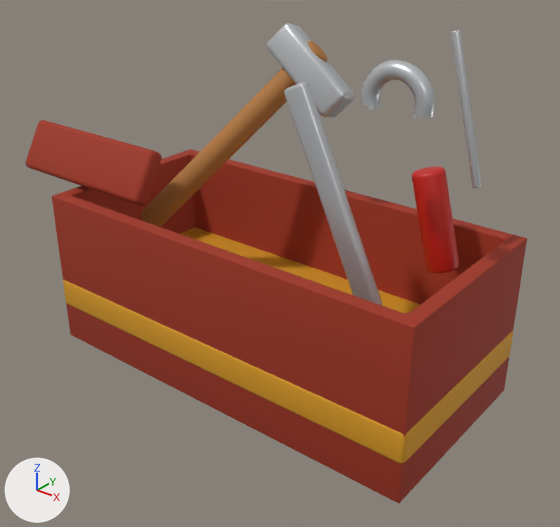
The glTF model assets/models/props/toolbox.glb: old version first, new version second.
The view is the same before and after, from a camera (50 mm lens) standing at (0.476, -0.585, 0.489) and looking at (0.007, 0.001, 0.126). Arrows for +X, +Y and +Z are at lower left; the lights stay in place. The first picture is the older version. Where no turn or scale is listed for an object, it has been applied to the vertices. Vertices at exactly the same position are counted once.

Before the edit, the objects in view are built like this:
```python
me_toolbox = bpy.data.meshes.new('toolbox')
me_toolbox.from_pydata(...)  # 1726 vertices, 3396 faces; spans x -0.32..0.231, y -0.111..0.111, z 0.0..0.378
# faces by material slot: [932, 188, 508, 1260, 508]
me_toolbox.materials.append(mat_brick)  # red #9f321b
me_toolbox.materials.append(mat_mustard)  # orange #da9a1e
me_toolbox.materials.append(mat_wood_light)  # orange #b4793d
me_toolbox.materials.append(mat_steel)  # light grey #c8cbcd
me_toolbox.materials.append(mat_red)  # red #c81e13
ob_toolbox = bpy.data.objects.new('toolbox', me_toolbox)
ob_toolbox.location = (0.0, 0.0, 0.0)
```
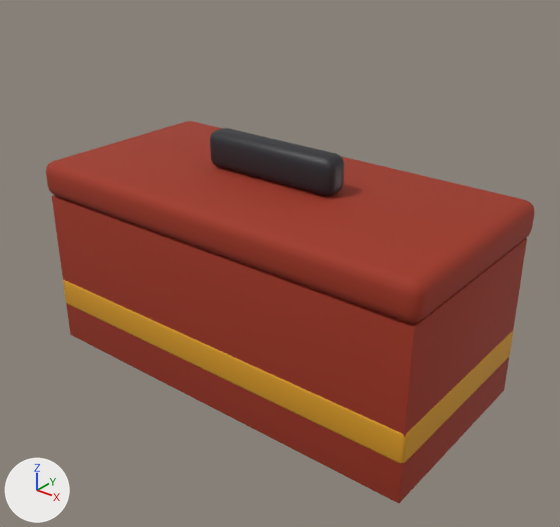
The change in detail:
Material 'bulb_burnt' (mat_bulb_burnt) is new.
Its base color is (0.173, 0.148, 0.119) (grey #736b61).
Its roughness is 0.2.
Its alpha is 0.8.
Material 'soil' (mat_soil) is new.
Its base color is (0.029, 0.00942, 0.00288) (brown #301809).
Its roughness is 0.95.
Material 'graphite' (mat_graphite) is new.
Its base color is (0.023, 0.023, 0.029) (dark grey #2a2a30).
me_toolbox is used by ob_toolbox; location (0.0, 0.0, 0.0).
me_toolbox had 1726 vertices, 3396 faces and spanned x -0.32..0.231, y -0.111..0.111, z 0.0..0.378.
me_toolbox now has 2602 vertices, 5236 faces and spans x -0.231..0.231, y -0.111..0.111, z 0.0..0.18.
me_toolbox part 1: the loose piece of 256 vertices spanning x -0.174..0.014, y -0.04..0.08, z 0.131..0.349 is multiplied about its middle by the matrix ((0.463, 0.538, 0.552), (-0.352, 0.829, -0.419), (-0.766, 0.0, 0.643)), then moved by (0.13, 0.02, -0.19).
me_toolbox part 2: 6 loose pieces with 1000 vertices, spanning x -0.32..0.202, y -0.081..0.081, z 0.107..0.378, are deleted.
Other edits to the shape of me_toolbox do not show in these pictures.
me_toolbox no longer uses material mat_red (red #c81e13).
me_toolbox gains material mat_bulb_burnt (grey #736b61).
me_toolbox gains material mat_soil (brown #301809).
Mesh me_toolbox_lid is new.
It has 192 vertices, 376 faces and spans x -0.235..0.235, y -0.23..0.0, z 0.0..0.08.
Faces by material slot: [188, 188].
It uses material mat_brick (red #9f321b).
It uses material mat_graphite (dark grey #2a2a30).
Object 'toolbox_lid' (ob_toolbox_lid) is new; it shows me_toolbox_lid.
Its location is (0.0, 0.115, 0.18).

Pixel boxes [x1, y1, x2, y2] of what changed, in the pictures (560 x 527 px; the box of a moved part takes in the faces that stretch with it):
'toolbox', reshaped: before [26, 23, 527, 503]; after [52, 195, 527, 503]
'toolbox_lid', added: after [46, 121, 535, 323]
    faces in mat_brick (red #9f321b): [46, 121, 535, 323]
    faces in mat_graphite (dark grey #2a2a30): [210, 128, 344, 196]
part 1 of me_toolbox, moved or reshaped (not visible afterwards): before [141, 41, 327, 227]
part 2 of me_toolbox, deleted: before [26, 23, 481, 306]
